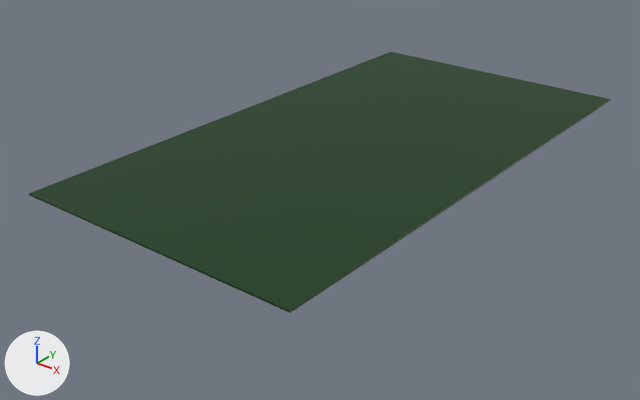
Before and after pictures for a commit that changed the OBJ model Tiny_Giant/Assets/Assets/Board2.obj.
Before and after are seen from a camera (50 mm lens) standing at (593.0, -814.0, 361.0) and looking at (43.0, -127.0, -65.0). The axes (+X, +Y, +Z) are drawn at lower left. The lights are the same throughout. Where no turn or scale is listed for an object, it has been applied to the vertices.

Script lines for the objects in view, before the commit:
```python
me_board2 = bpy.data.meshes.new('Board2')
me_board2.from_pydata(...)  # a box spanning x -99.0..226.0, y -392.0..212.0, z -3.0..-1.0
me_board2.materials.append(mat_board2texture)  # picture img_board2texture_png
ob_board2 = bpy.data.objects.new('Board2', me_board2)
ob_board2.location = (0.0, 0.0, 0.0)
```
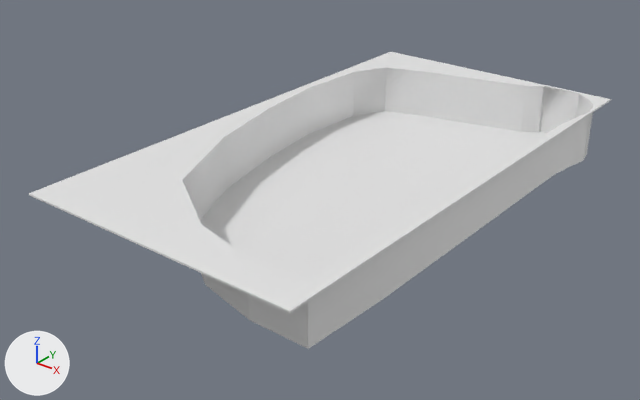
The change, as a list of edits to the scene's bpy script:
```text
Change me_board2:
    used by ob_board2; location = (0.0, 0.0, 0.0)
    remove me_board2.from_pydata(...)  # 8 vertices, 6 faces; spans x -99.0..226.0, y -392.0..212.0, z -3.0..-1.0
    remove me_board2.materials.append(mat_board2texture)  # picture img_board2texture_png
    add me_board2.from_pydata(...)  # 82 vertices, 143 faces; spans x -99.0..226.0, y -392.0..212.0, z -63.0..-1.0
    me_board2 part 1
    6 faces are deleted
    52 vertices are added at x -99.0..226.0, y -392.0..212.0, z -63.0..-1.0
    22 new vertices lie (0.0, 0.0, 60.0) away from vertices in x -88.0..225.0, y -353.0..209.0, z -63.0
    143 new faces join them
```

Location of each change, (x1, y1, x2, y2) in pixels of the pictures (640 x 400 px):
'Board2', reshaped (14% taller)
    before: (29, 52, 611, 313)
    after: (29, 52, 611, 349)
